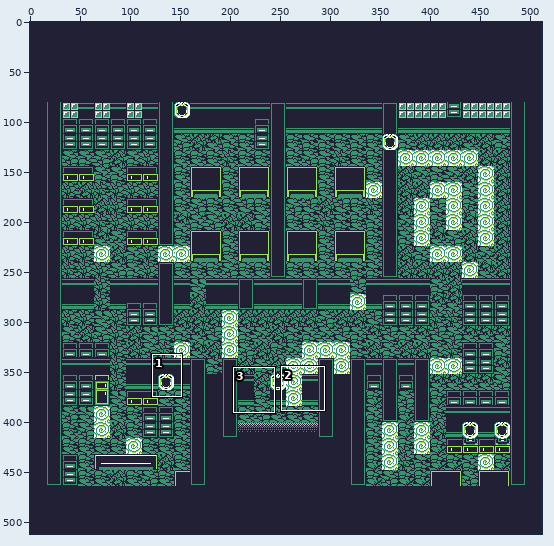
Pixel-art file: Assets/Aseprite/SchoolM.aseprite. The first picture is a wide view before the edit; the outline marks the close-up.
Close-up. First the earlier version:
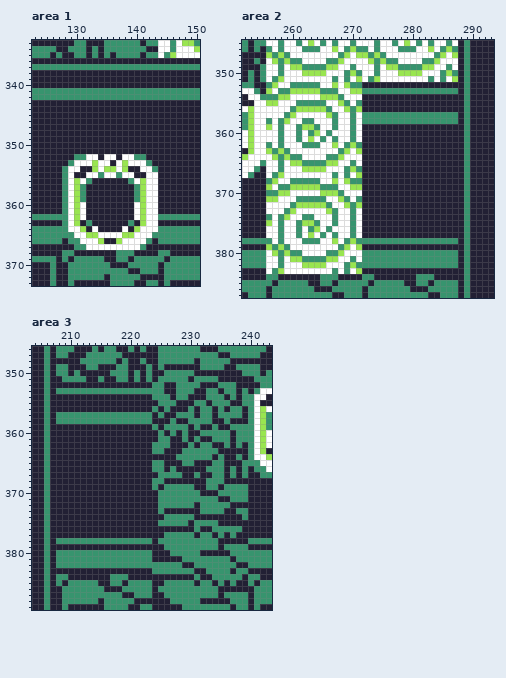
512x512 pixels, 1 frame. Shown: area 1: x 123..150, y 333..373; area 2: x 252..293, y 345..387; area 3: x 204..243, y 346..389.
And afterwards:
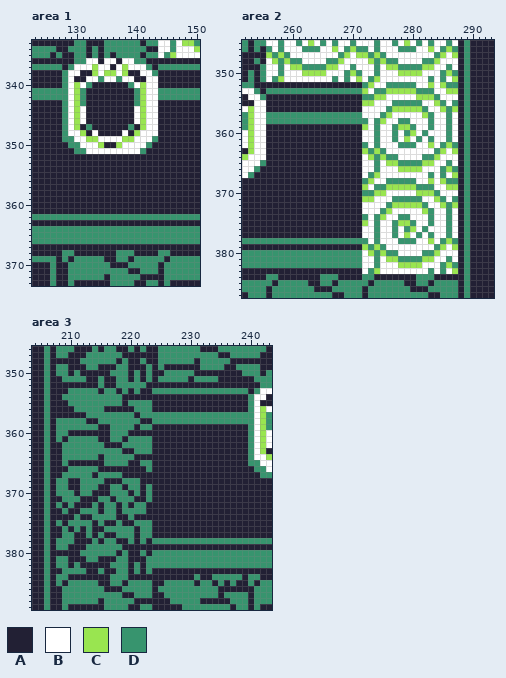
Palette (. is transparent): A #222034  B #ffffff  C #99e550  D #37946e
Change:
Changed rows in their new state; - is an unchanged pixel.
Area 1, layer "16":
first column x 128:
336 --DDBB-BB-BBDD--
337 A-BBBCBBABCBBB-A
338 DBB--CBCCBC--BBD
339 DB--BBDBBDBB--BB
340 DBCBD------DBCBB
341 -BC-AAAAAAAA-CBB
342 -BC-AAAAAAAA-CBB
343 DBCD--------DCBB
344 DBCB--------BCBB
345 DBCB--------BCBB
346 DBCB--------BCBB
347 DBC-D------D-CBB
348 DBBC-B----B-CBBB
349 DDBBCCBBBBCCBBBD
350 -DDBBBC--CBBBBD-
351 --DDBBBBBBBBBD--
352 --AAAA-AA-AAAA--
353 -AAAAAAA-AAAAAA-
354 AAA--AAAAAA--AAA
355 AA--AAAAAAAA--AA
356 AAAAA------AAAAA
357 AAAA--------AAAA
358 AAAA--------AAAA
359 AAAA--------AAAA
360 AAAA--------AAAA
361 AAAA--------AAAA
362 -DDDDDDDDDDDDDDD
363 AAA-A------A-AAA
364 -DDDDDDDDDDDDDDD
365 --DDDDDDDDDDDDD-
366 D--DDDDDDDDDDD-D
367 --AAAAAAAAAAAA--
Area 2, layer "16":
first column x 256:
352 AAAAAAAAAAAAAAAADCBBDDDDDBBCBCDD
353 DD--DDDDD---DDDDCB--CCCCC---BBCC
354 AAAAAAAAAAAAAAAADDCCBBBBBCCCDBBB
355 AAAAAAAAAAAAAAAACCBBBDDDDDBBCDBD
356 AAAAAAAAAAAAAAAABBBBDCCCCCDBBCDC
357 DDD-DDDDDDD-DD-DBBB-CBBBBBC-BB-B
358 -D-DDD--DDD-DD-D-B-CBB--BBB-BB-B
359 AAAAAAAAAAAAAAAACBDBBDCCDBBDBBDB
360 AAAAAAAAAAAAAAAABBDBBDBDCBDBBBDB
361 AAAAAAAAAAAAAAAABBDBBDBCBDBDBBDB
362 AAAAAAAAAAAAAAAADBDBBBDDDBBCBDCD
363 AAAAAAAAAAAAAAAACDCDBBBBBBBBDCBC
364 AAAAAAAAAAAAAAAABCDCDDBBBBDDCBBB
365 AAAAAAAAAAAAAAAABBDBCCDDDDCCBBDB
366 AAAAAAAAAAAAAAAABBDBBBCCCCBBBDCD
367 AAAAAAAAAAAAAAAABDCBBBBBBBBDBDBC
368 AAAAAAAAAAAAAAAADCBBDDDDDBBCBCDD
369 AAAAAAAAAAAAAAAACBDDCCCCCDDDBBCC
370 AAAAAAAAAAAAAAAADDCCBBBBBCCCDBBB
371 AAAAAAAAAAAAAAAACCBBBDDDDDBBCDBD
372 AAAAAAAAAAAAAAAABBBBDCCCCCDBBCDC
373 AAAAAAAAAAAAAAAABBBDCBBBBBCDBBDB
374 AAAAAAAAAAAAAAAADBDCBBDDBBBDBBDB
375 AAAAAAAAAAAAAAAACBDBBDCCDBBDBBDB
376 AAAAAAAAAAAAAAAABBDBBDBDCBDBBBDB
377 AAAAAAAAAAAAAAAABBDBBDBCBDBDBBDB
378 -D-DDD---DDDD-D--B-BBB---BBCB-C-
379 AAAAAAAAAAAAAAAACDCDBBBBBBBBDCBC
380 DD-D--DDDD--DDDDBC-C--BBBB--CBBB
381 DD-DDD----DDDD-DBB-BCC----CCBB-B
382 DD-DDDDDDDDDD-D-BB-BBBCCCCBBB-C-
383 AAAAAAAAAAAAAAAABDCBBBBBBBBDBDBC
Area 3, layer "16":
first column x 208:
352 -------D--DDDDD-AA--AAAA---AAA--
353 AA-----A--A-A-AA--DD---DD--D--D-
354 -DDDDDDDDDD-----AAA-AA---AAA-A-A
355 --DDDDDDDDD-DDDD-AAA---AA-AAA--A
356 ---DDDDD-----DDDA-A---A-AA-A-AA-
357 AAAAA--------A--D-DD---D--D----D
358 -----AA-------AADDD-DD----DD-DDD
359 DDDDDDD--DDDD-DDA-AAAA-A--A--AAA
360 DD-------DDD-----A-A-A--AAAAA-AA
361 D-DDDDD--DD-DDDD-AA--A-A--AAA-AA
362 -DDDDDDD---DDDDDAAA---A-AA--A-A-
363 -DDDDDDDDDD--DDDAA---AAAAAA-----
364 -DDDDDD-DDDDD-------AAAAAA-A--A-
365 -D------DDDD--DDAA---AA---AA---A
366 --DDDDD--------DAA-A-----AAA-A-A
367 -DDDDD-DDDD------AAAA--A--AA-A-A
368 DD--DDDD---DDD--AA-------AAA----
369 DD--DDD--DD-DD-DA-AAAAA--AA-AAAA
370 DDD-DD---DDD-D-D-AAAAAAA---AAAAA
371 -DDD---DD-DDD--D-AAAAAAAAAA--AAA
372 D-D---D-DD-D-DD--AAAAAA-AAAAA---
373 -D--DDD-DD-DDDD--A------AAAA--AA
374 ---D--DDDD--D-----AAAAA--------A
375 D-DDDD-D--D--DDD-AAAAA-AAAA-----
376 -D-D-D--DDDDD-DD-------A--AAAAA-
377 -DD--D-D--DDD-DD--AAAAA-AA-A-A--
378 ---AAA-A--AA-A-AD----------DDDDD
379 DD---DDDDDD-------AAAAAAAAA-AAAA
380 AAAA------A-AA-ADDD-----DDDDD---
381 --AAA--AAA--AAA-DDDDD--------D--
382 --A-AAAAA---A-A------DD-------DD
383 -DDDD--D--DD-D-DAAAAAAA--AAAA-AA
Where, in picture pixels (left, top, right, bottom), the same in both close-ups:
changed: (62, 58, 158, 250)
changed: (266, 82, 458, 274)
changed: (56, 382, 248, 574)
